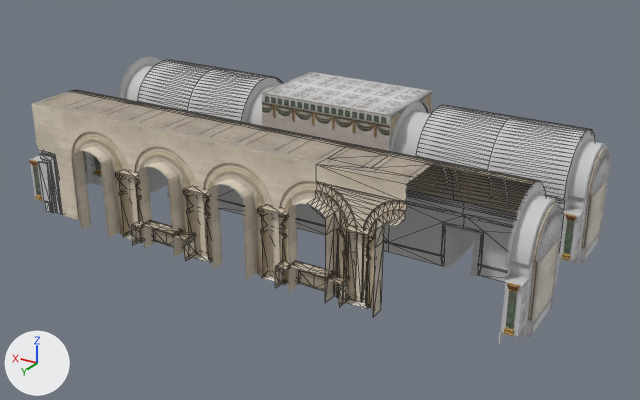
The OBJ model 3D Obj/Hallway.obj: old version first, new version second.
Rendered twice from a 50 mm lens placed at (-36.2, 88.9, 31.5), pointed at (-0.8, 29.9, 2.1). Arrows for +X, +Y and +Z are at lower left; the lights stay in place. Mesh edges are drawn as thin lines on the coarser meshes. Where no turn or scale is listed for an object, it has been applied to the vertices.

The first picture shows 'Box009', 'Box010', 'Gang_Cap_Bogen002', 'Gang_Cap_Bogen003', 'Gang_Dach_Bogen_Var008', 'Gang_Dach_Ecke003', 'Gang_Endstck_Var012', 'Gang_Wand_Tre_008', 'Repeating_Segment043', 'Repeating_Segment044', 'Repeating_Segment045', 'WindowWalk_Endstck002'.
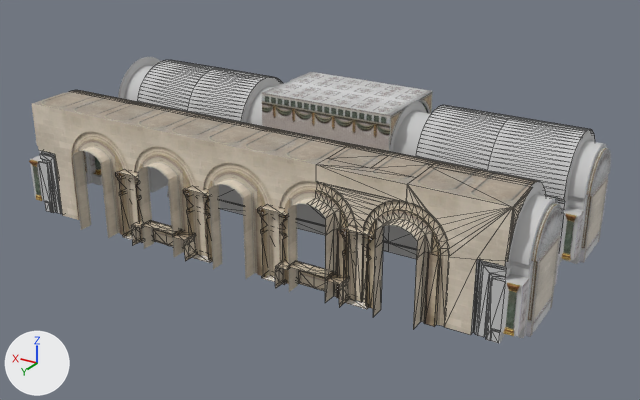
Pixel boxes (x1, y1, x2, y2) of what changed, in the pictures (640 x 400 px):
'WindowWalk_Endstck003', added
    after: (397, 165, 532, 335)
'Object020', added
    after: (471, 259, 506, 343)
'Gang_Wand_Tre_008', unchanged, covered by the edit
    before: (219, 184, 517, 282)
    after: (219, 184, 505, 282)
'Gang_Dach_Bogen_Var008', unchanged, covered by the edit
    before: (433, 162, 537, 213)
    after: (433, 162, 537, 184)
'Gang_Dach_Bogen_Var006', unchanged, covered by the edit
    before: (347, 145, 453, 199)
    after: (347, 145, 439, 168)
'Door007', unchanged, covered by the edit
    before: (442, 224, 483, 276)

Patch to the scene script:
```diff
--- a/3D Obj/Hallway.obj.py
+++ b/3D Obj/Hallway.obj.py
@@ me_windowwalk_endstck003 @@
+me_windowwalk_endstck003.from_pydata(...)  # 112 vertices, 178 faces; spans x -20.69..-13.55, y 36.09..41.55, z -0.01..9.74
+me_windowwalk_endstck003.materials.append(mat_material__887)  # picture img_bricks_jpg
@@ me_object020 @@
+me_object020.from_pydata(...)  # 45 vertices, 54 faces; spans x -20.69..-18.65, y 39.79..40.19, z -0.01..5.64
+me_object020.materials.append(mat_corridor)  # its picture is missing
@@ ob_windowwalk_endstck003 @@
+ob_windowwalk_endstck003 = bpy.data.objects.new('WindowWalk_Endstck003', me_windowwalk_endstck003)
+ob_windowwalk_endstck003.location = (0.0, 0.0, 0.0)
@@ ob_object020 @@
+ob_object020 = bpy.data.objects.new('Object020', me_object020)
+ob_object020.location = (0.0, 0.0, 0.0)
```
